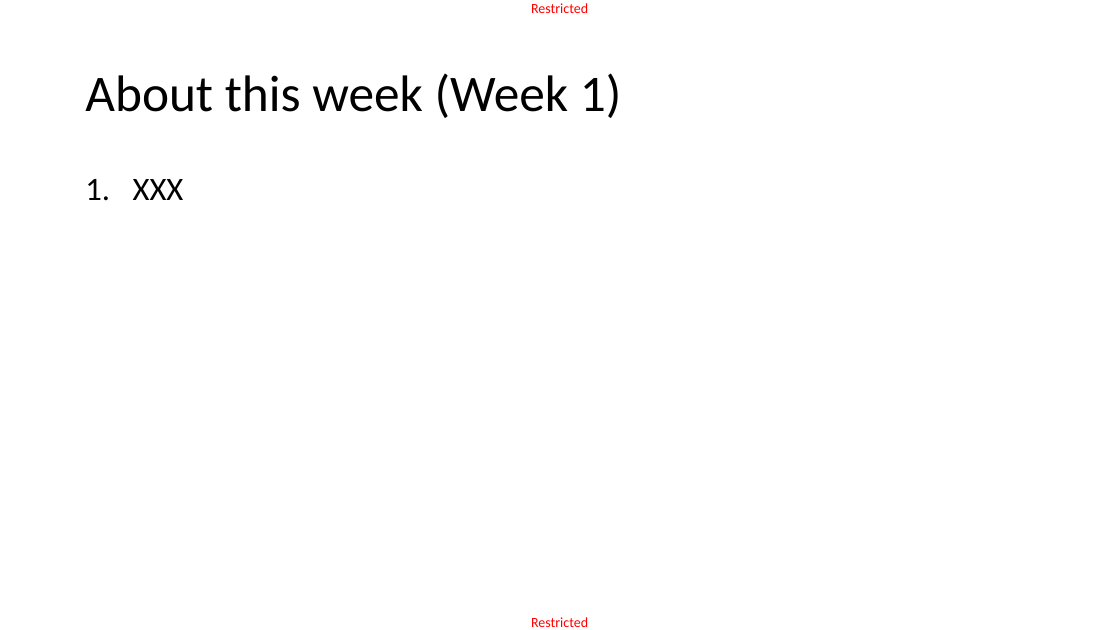
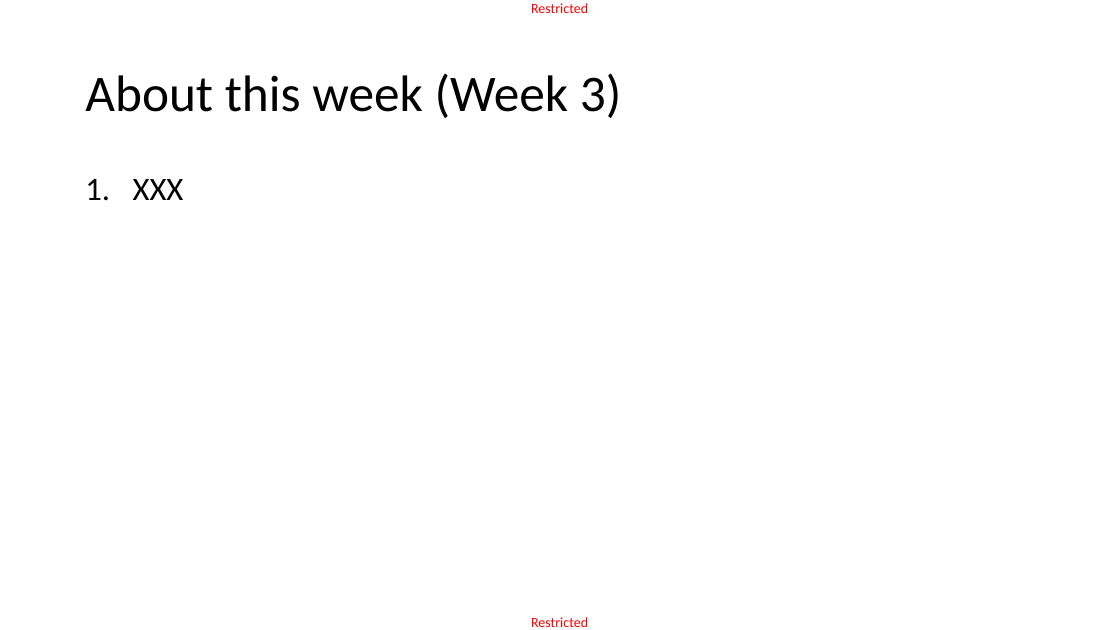
Before and after one commit to matthieudemari/SUTD_DL_50_039, a slide deck: slide 2 of W3/0. All/W3.pptx. Drawn at 1120x630 pixels with LibreOffice and Linux fonts; fonts in the diff are those of the drawing. Boxes give left, top, right and bottom in pixels: in the first picture for what was removed or moved away, otherwise in the second. Text is boxed around its words. In the diff, an @@ line names an element or a change of style, - is before the commit and + after.

Commit message:
Finalized materials for W2S3, created extras folder, revised typos in W1S1 notebook and slides about backprop.

```diff
--- a/W3/0. All/W3.pptx
+++ b/W3/0. All/W3.pptx
@@ title at box(85, 73, 622, 118): text changed @@
-About this week (Week 1)
+About this week (Week 3)
```
Also in this commit, not shown: 2 other slides changed, 9 other files.
